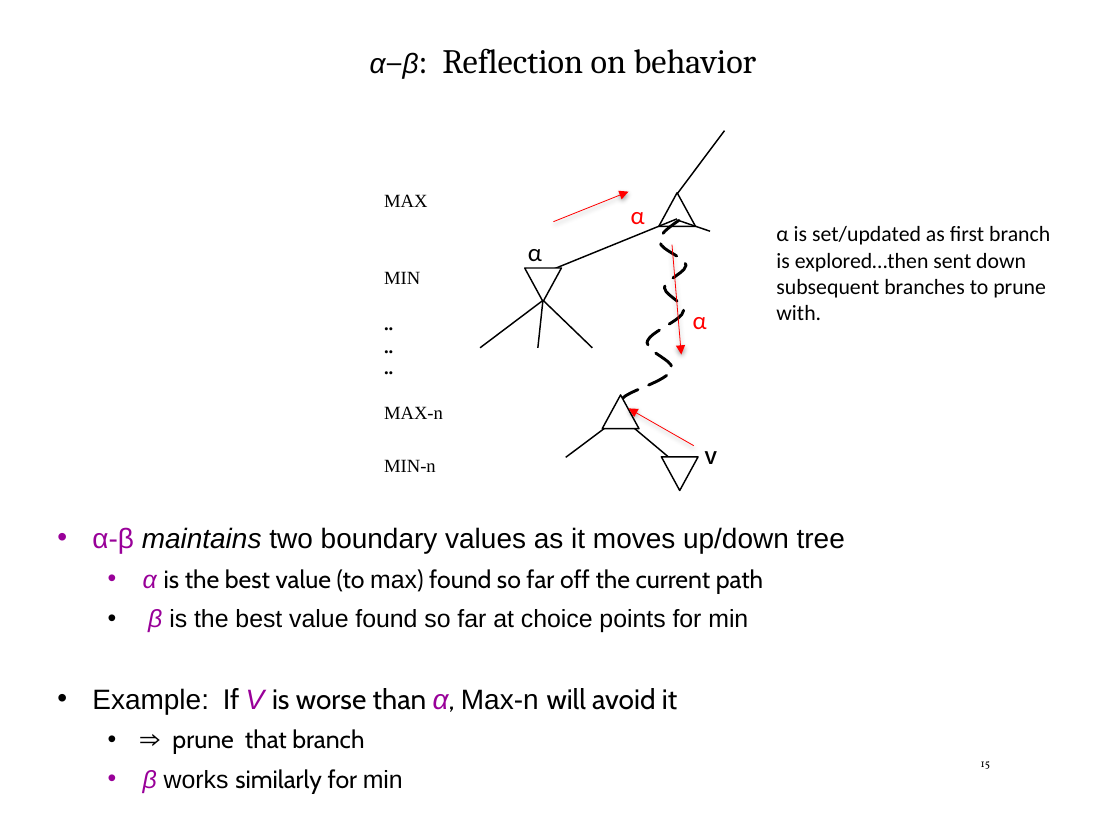
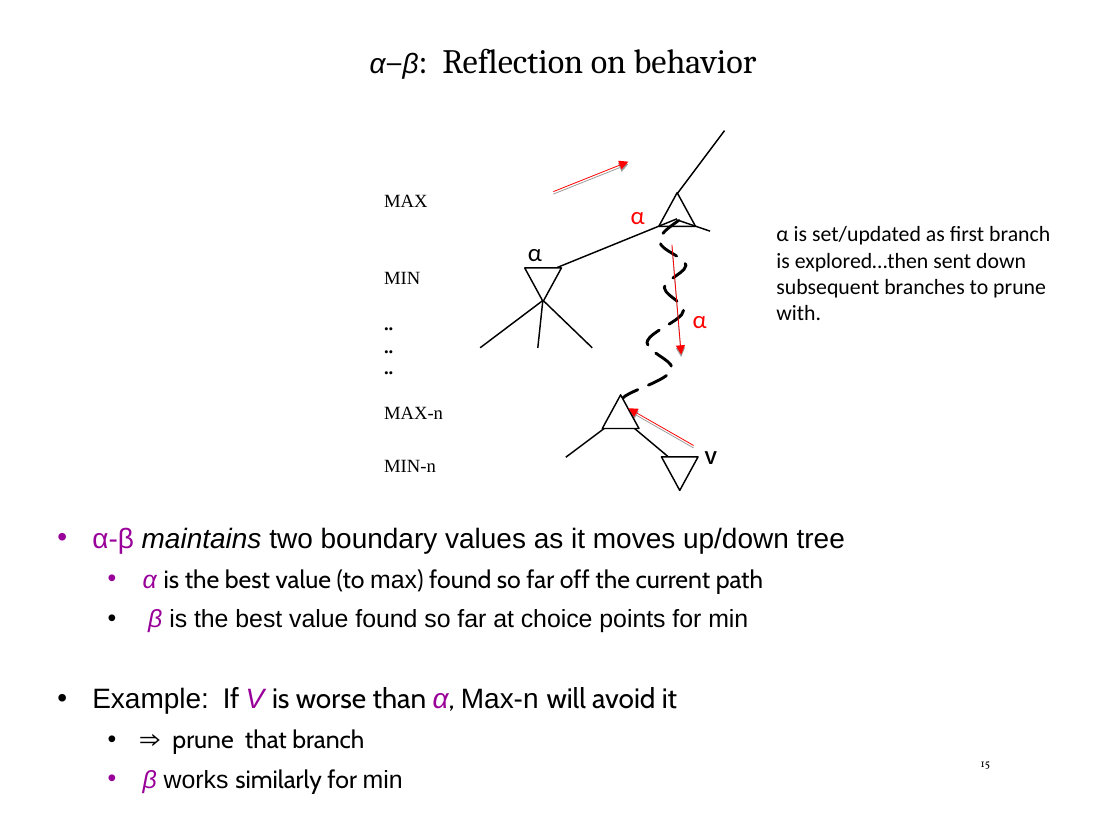
Before and after one commit to tdhock/cs470-570-spring-2023, a slide deck: slide 15 of slides/chapter5.pptx. Drawn at 1120x840 pixels with LibreOffice and Linux fonts; fonts in the diff are those of the drawing. Boxes give left, top, right and bottom in pixels: in the first picture for what was removed or moved away, otherwise in the second. Text is boxed around its words. In the diff, an @@ line names an element or a change of style, - is before the commit and + after.

```diff
--- a/slides/chapter5.pptx
+++ b/slides/chapter5.pptx
@@ shadow changed in 3 elements at [628, 409, 693, 446], [672, 245, 681, 355], [553, 161, 628, 192] @@
@@ freeform shape: place and size @@
-freeform shape at [553, 192, 628, 222]
+freeform shape at [553, 161, 628, 192]
@@ freeform shape at [620, 221, 685, 400]: outline redrawn @@
```
Also in this commit, not shown: 10 other slides changed, 2 slides added, 1 other file.
